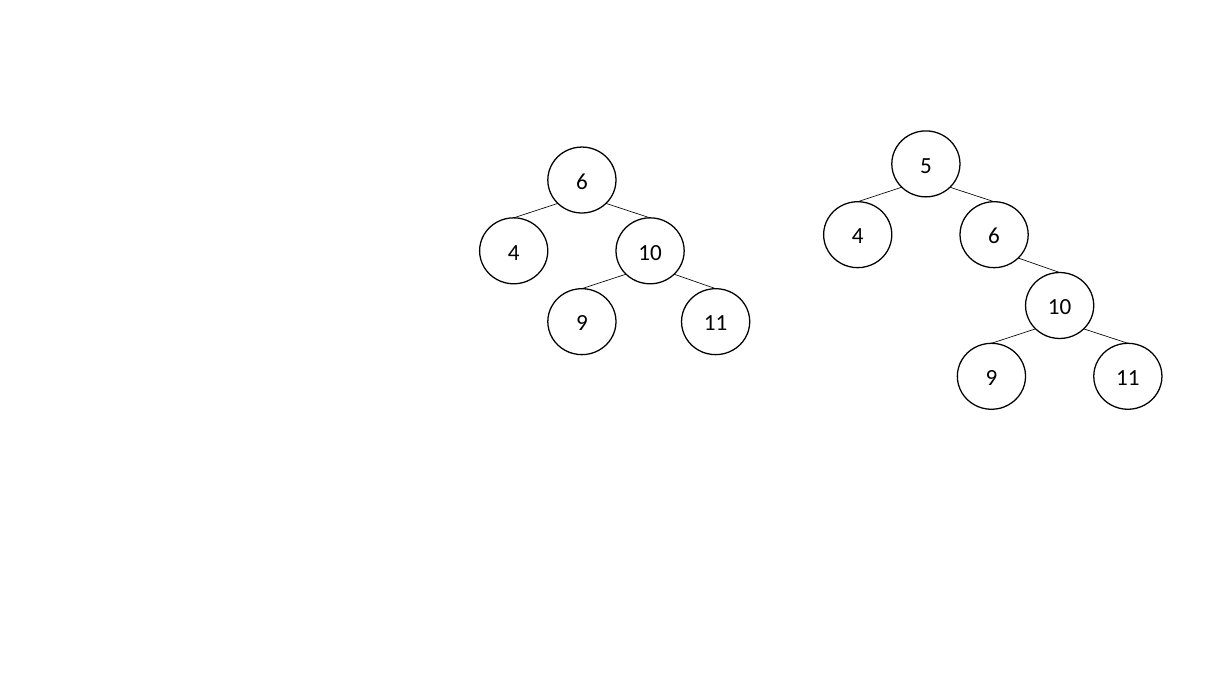
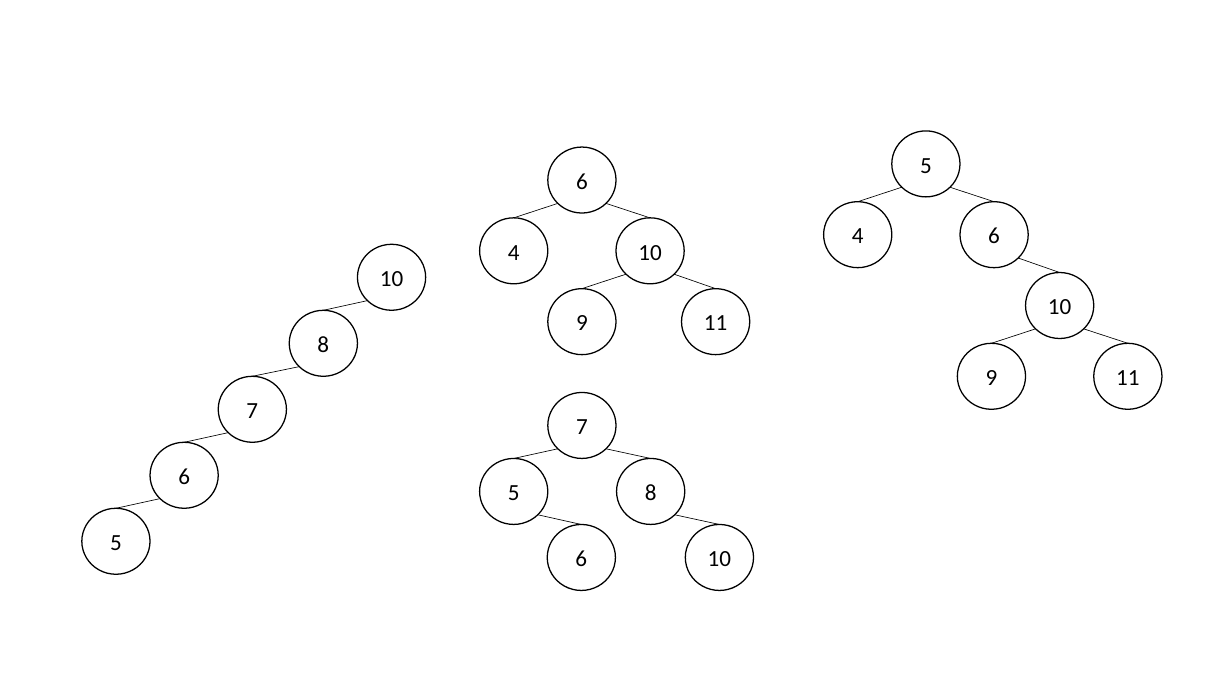
Before and after one commit to the-other-mariana/computational-geometry, a slide deck: slide 1 of segment-intersection/res/tree-draw.pptx. Drawn at 1232x693 pixels with LibreOffice and Linux fonts; fonts in the diff are those of the drawing. Boxes give left, top, right and bottom in pixels: in the first picture for what was removed or moved away, otherwise in the second. Text is boxed around its words. In the diff, an @@ line names an element or a change of style, - is before the commit and + after.

```diff
--- a/segment-intersection/res/tree-draw.pptx
+++ b/segment-intersection/res/tree-draw.pptx
@@ group added at (82, 244, 426, 574): 5 ellipses, 4 lines @@
+10
+8
+7
+5
+6
@@ group added at (480, 393, 754, 591): 5 ellipses, 4 lines @@
+7
+5
+8
+6
+10
```
Also in this commit, not shown: 2 other files.
